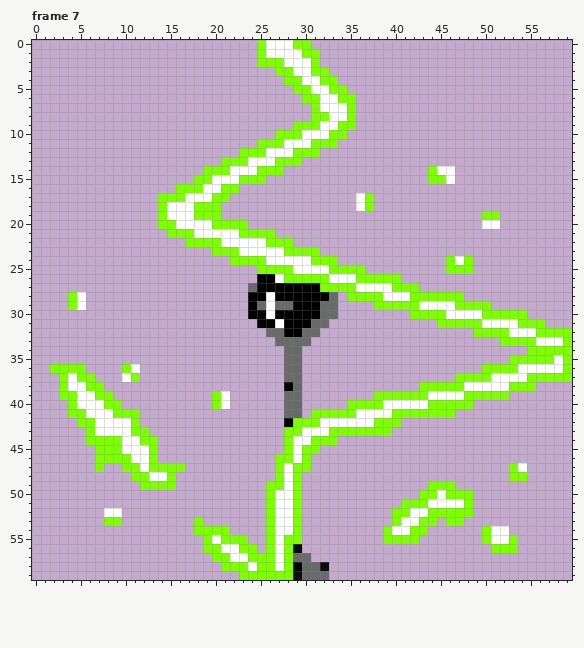
A pixel-art file gets an edit: public/assets/tower.ase. The first picture shows the starting point.
60x60 pixels, 10 frames. Shown: frame 7. The commit also changed other frames, which this record leaves out.
After the commit:
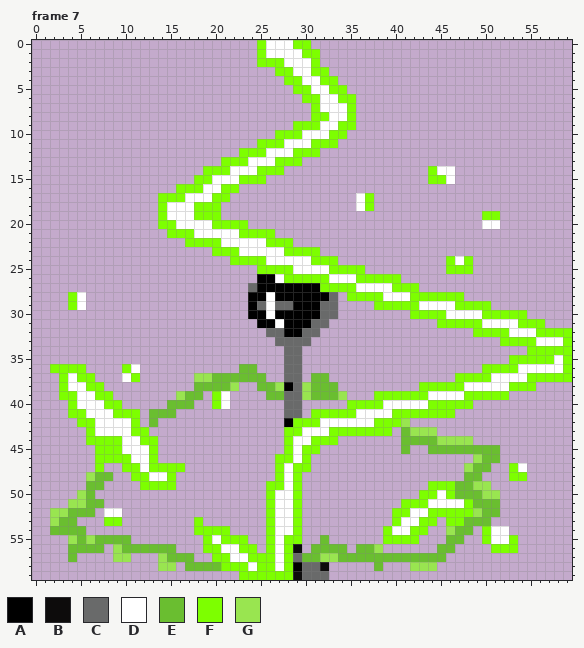
Palette (. is transparent): A #000000  B #0d0c0c  C #696a6a  D #ffffff  E #6abe30  F #7dff00  G #99e550
Changes in this commit:
layer "Layer 3" added
Frame 7, layer "Layer 3":
y 36: x 23..24 .. -> EE
y 37: x 18..25 ........ -> GGEEEEEE; x 31..32 .. -> EE
y 38: x 18..22 ..... -> EEEEG; x 25..27 ... -> EEG; x 30..33 .... -> GEEE
y 39: x 16..18 ... -> GEE; x 26..27 .. -> EE; x 30..34 ..... -> GEEEG
y 40: x 15..17 ... -> EEE
y 41: x 13..15 ... -> EEE
y 42: x 13 . -> E; x 41 . -> G
y 43: x 41..44 .... -> EGGG
y 44: x 41..48 ........ -> EEEEGGGG
y 45: x 41 . -> E; x 44..51 ........ -> EEEEEEEE
y 46: x 49..51 ... -> GEE
y 47: x 48..50 ... -> GEE
y 48: x 6..8 ... -> GEE; x 48..49 .. -> EE
y 49: x 6..7 .. -> EE; x 47..50 .... -> EEGG
y 50: x 5..6 .. -> GE; x 47..51 FF... -> EEEGG
y 51: x 4..7 .... -> GGEE; x 49..51 ... -> EEE
y 52: x 2..6 ..... -> GGEEE; x 49..51 ... -> GEE
y 53: x 2..4 ... -> GEE; x 48..50 ... -> EEE
y 54: x 2..5 .... -> EEEE; x 46..48 ... -> GEE
y 55: x 4..10 ....... -> GEGEEEE; x 32 . -> E; x 46..47 .. -> EE
y 56: x 4..7 .... -> EEEE; x 9..15 ....... -> GEEEEEE; x 31..34 .... -> EEEE; x 36..38 ... -> EEG; x 45..46 .. -> EE
y 57: x 4 . -> E; x 9..10 .. -> GG; x 14..17 .... -> GEEE; x 30..45 C............... -> EEGGEEEEEEEEEEEE
y 58: x 14..15 .. -> GG; x 17..20 .... -> EEEE; x 38 . -> E; x 42..44 ... -> GGG
Boxes around the changes in both pictures, in picture pixels (x1, y1, x2, y2):
changed: (50, 364, 500, 571)
